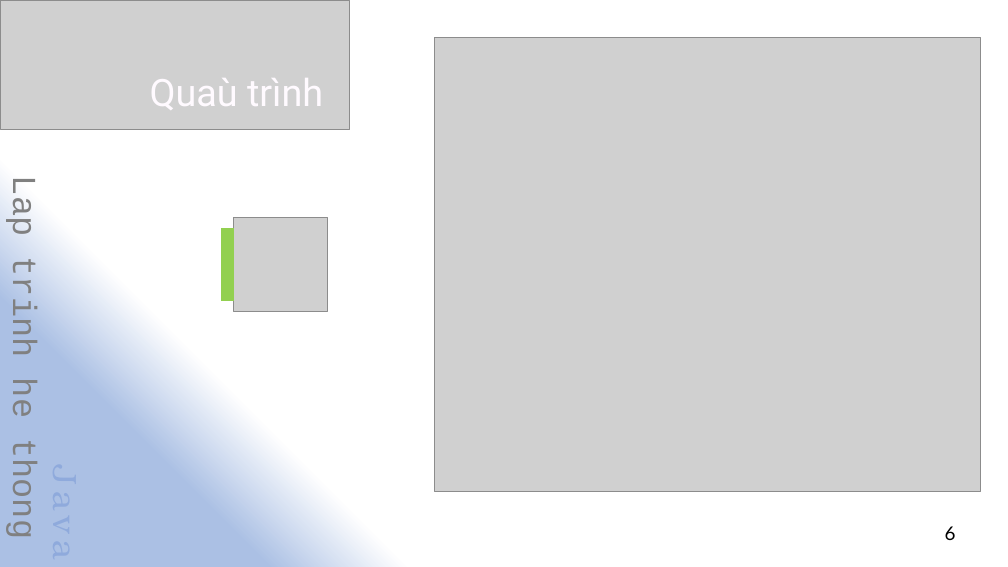
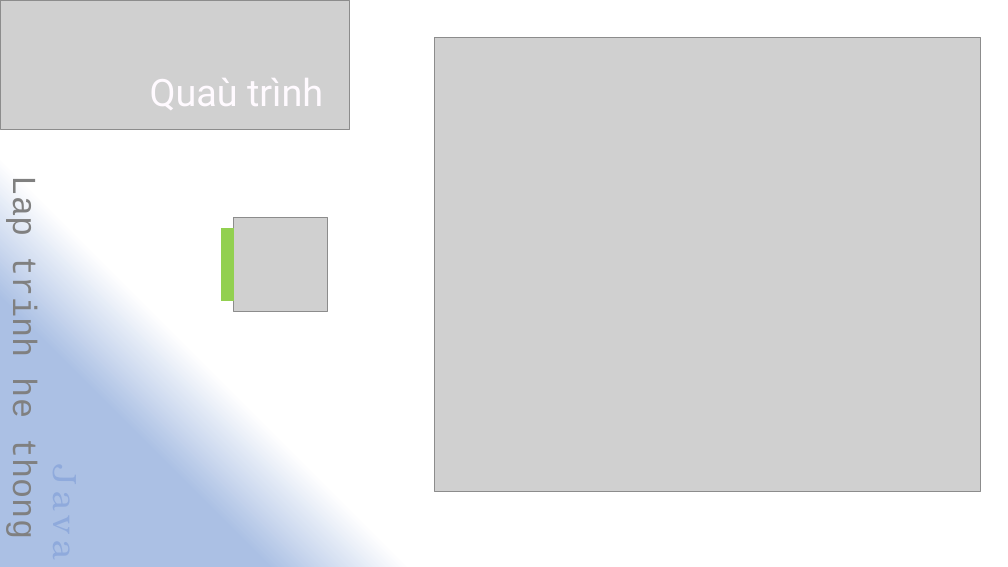
Before and after one commit to MrteenBao/JavaTeamMtcl2014, a slide deck: slide 12 of Slide/Presentation_final.pptx. Drawn at 1008x567 pixels with LibreOffice and Linux fonts; fonts in the diff are those of the drawing; grey boxes stand for pictures. Boxes give left, top, right and bottom in pixels: in the first picture for what was removed or moved away, otherwise in the second. Text is boxed around its words. In the diff, an @@ line names an element or a change of style, - is before the commit and + after.

```diff
--- a/Slide/Presentation_final.pptx
+++ b/Slide/Presentation_final.pptx
@@ text removed at box(945, 526, 956, 540) @@
-6
```
Also in this commit, not shown: 6 other slides changed, 1 slide added.
